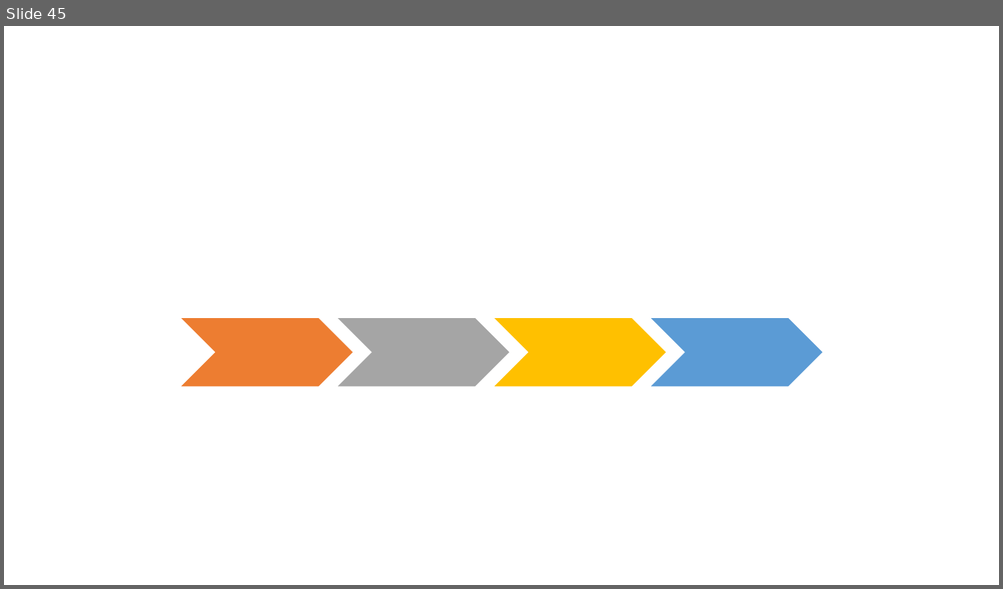
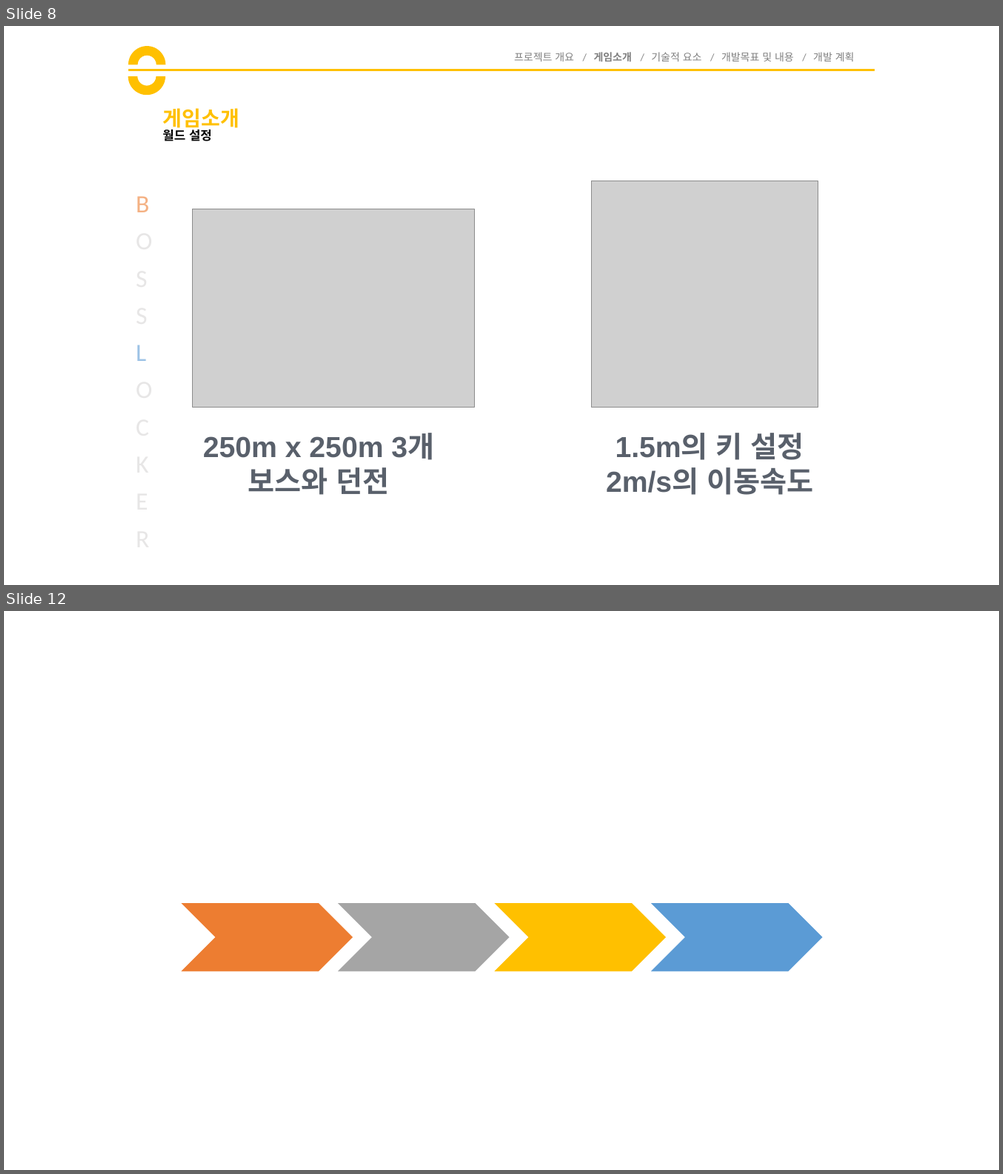
Before and after one commit to goddun/Report, a slide deck: 제안서.pptx. Shown one above the other, each under a label of ours: slide 45 before the commit, slides 8 and 12 after it; the slides between them are not shown. The pictures are 1003x589 and 1003x1174 pixels, drawn with LibreOffice and Linux fonts; fonts in the diff are those of the drawing; grey boxes stand for pictures. Boxes give left, top, right and bottom in pixels: in the first picture for what was removed or moved away, otherwise in the second. Text is boxed around its words. In the diff, an @@ line names an element or a change of style, - is before the commit and + after.

```diff
--- a/제안서.pptx
+++ b/제안서.pptx
@@ slide 8 added at bbox=[4, 26, 999, 585], background #FFFFFF @@
@@ arch (boxed as its full ring) added at bbox=[128, 46, 166, 84], fill #FFC000 @@
@@ arch (boxed as its full ring) added at bbox=[128, 58, 165, 96], fill #FFC000 @@
@@ line added from (128, 70) to (875, 70), #FFC000 2.25 pt @@
@@ text added at bbox=[514, 52, 854, 62], 10 pt, text #808080 @@
+프로젝트 개요 / 게임소개 / 기술적 요소 / 개발목표 및 내용 / 개발 계획
@@ title added at bbox=[163, 108, 239, 132], 20 pt, text #FFC000, bold @@
+게임소개
@@ text added at bbox=[162, 127, 212, 141], 12 pt, text #000000, bold @@
+월드 설정
@@ text added at bbox=[136, 196, 149, 361], 24 pt, text #E7E6E6 @@
+B
+O
+S
+S
+L
+O
+C
+K
+E
+R
@@ picture added at bbox=[591, 181, 817, 407] @@
@@ picture added at bbox=[193, 210, 475, 407] @@
@@ text added at bbox=[241, 401, 404, 454], 40 pt, text #FFFFFF @@
+월드 설정
@@ text added at bbox=[585, 400, 811, 453], 40 pt, text #FFFFFF @@
+캐릭터 설정
@@ text added at bbox=[609, 400, 787, 453], 40 pt, text #FFFFFF @@
+캐릭터 설정
@@ text added at bbox=[203, 434, 434, 495], 28 pt, text #59606B, bold @@
+250m x 250m 3개
+보스와 던전
@@ text added at bbox=[606, 433, 813, 495], 28 pt, text #59606B, bold @@
+1.5m의 키 설정
+2m/s의 이동속도
@@ what was slide 45 is now slide 12 @@
```
Also in this commit, not shown: 4 slides changed, 2 other slides added, 36 slides removed.
